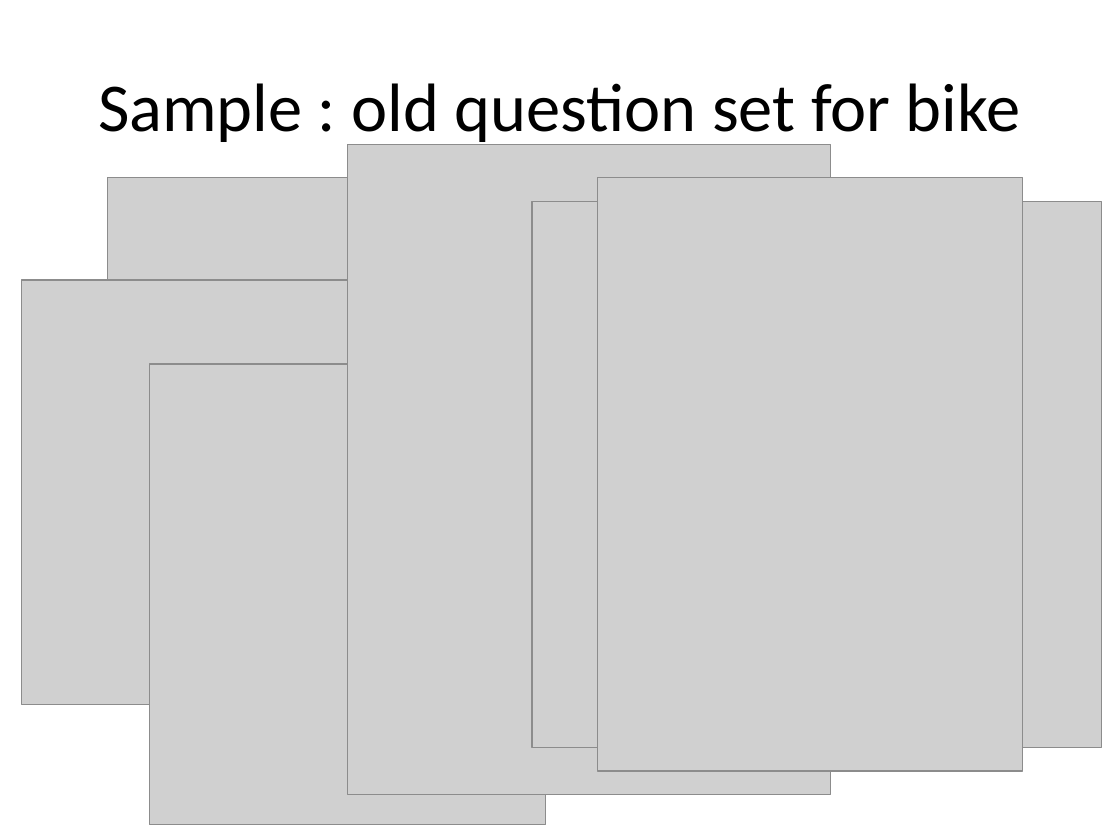
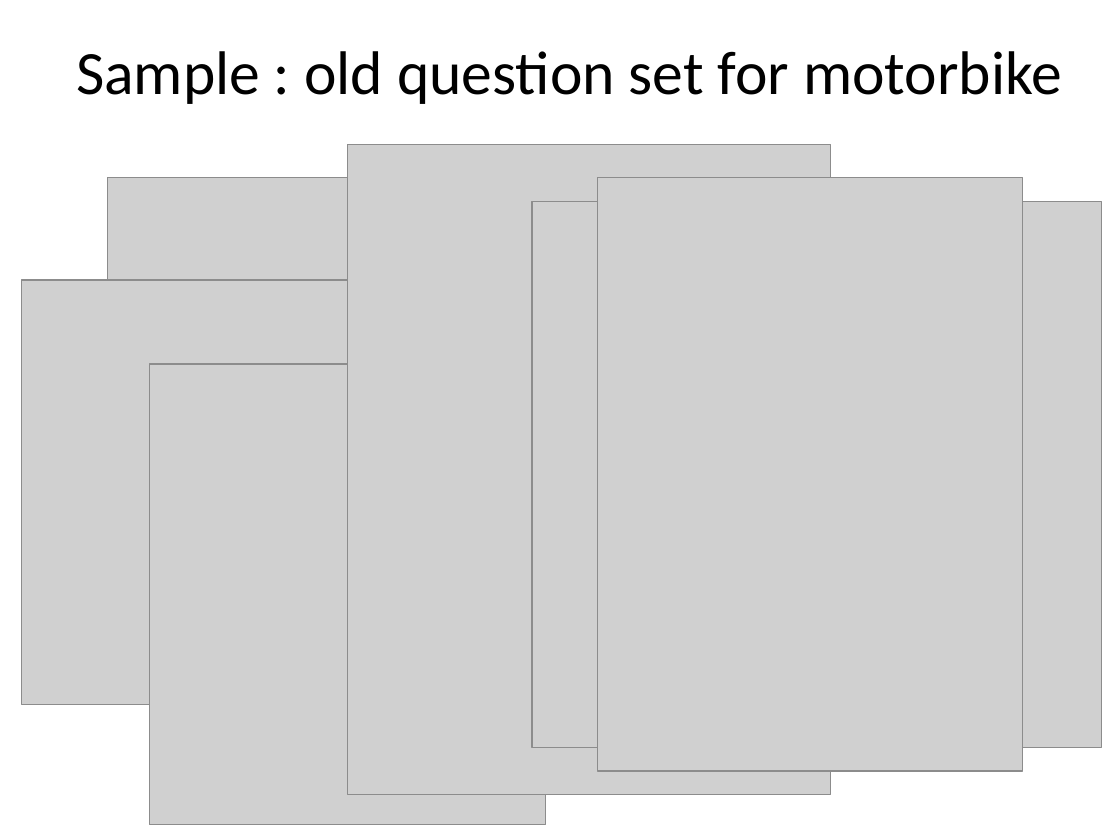
Before and after one commit to lesfurets/mdl4ui, a slide deck: slide 4 of mdl4ui-docs/mdl4ui_cg2013.pptx. Drawn at 1120x840 pixels with LibreOffice and Linux fonts; fonts in the diff are those of the drawing; grey boxes stand for pictures. Boxes give left, top, right and bottom in pixels: in the first picture for what was removed or moved away, otherwise in the second. Text is boxed around its words. In the diff, an @@ line names an element or a change of style, - is before the commit and + after.

Commit message:
fixing spelling issues on MDL4UI presentation (to continue)

```diff
--- a/mdl4ui-docs/mdl4ui_cg2013.pptx
+++ b/mdl4ui-docs/mdl4ui_cg2013.pptx
@@ title at (x1=76, y1=51, x2=1062, y2=104): text changed; size 44 to 39.6 pt @@
-Sample : old question set for bike
+Sample : old question set for motorbike
```
Also in this commit, not shown: 8 other slides changed.
